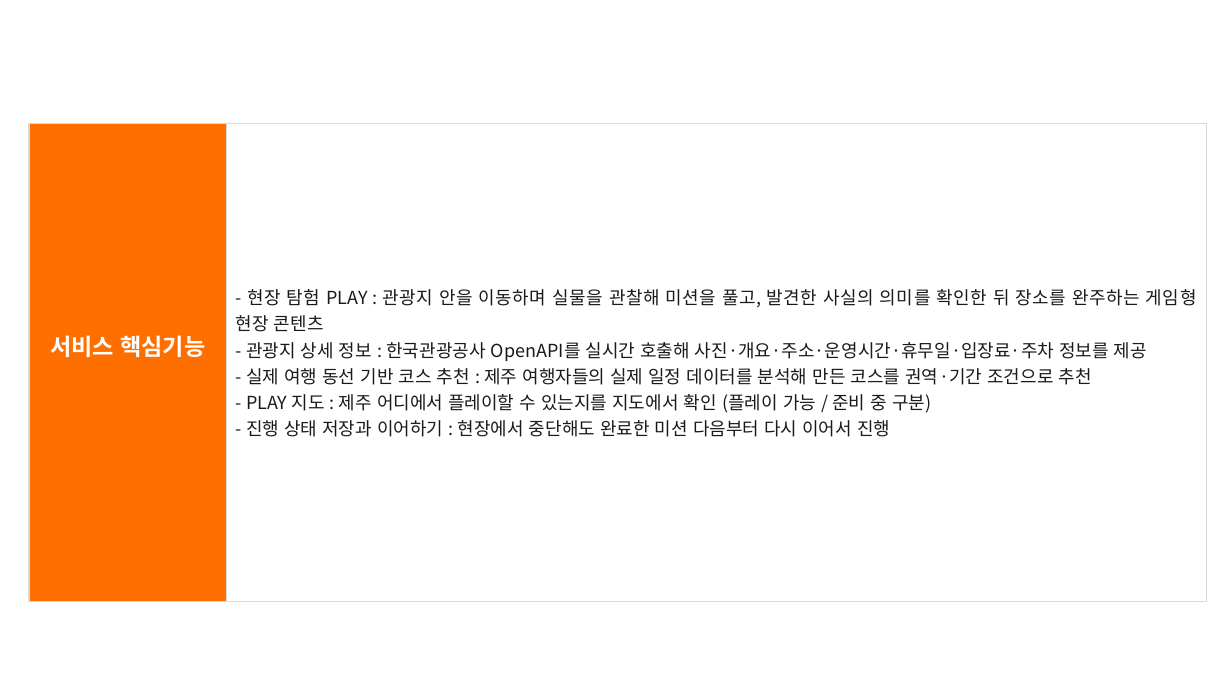
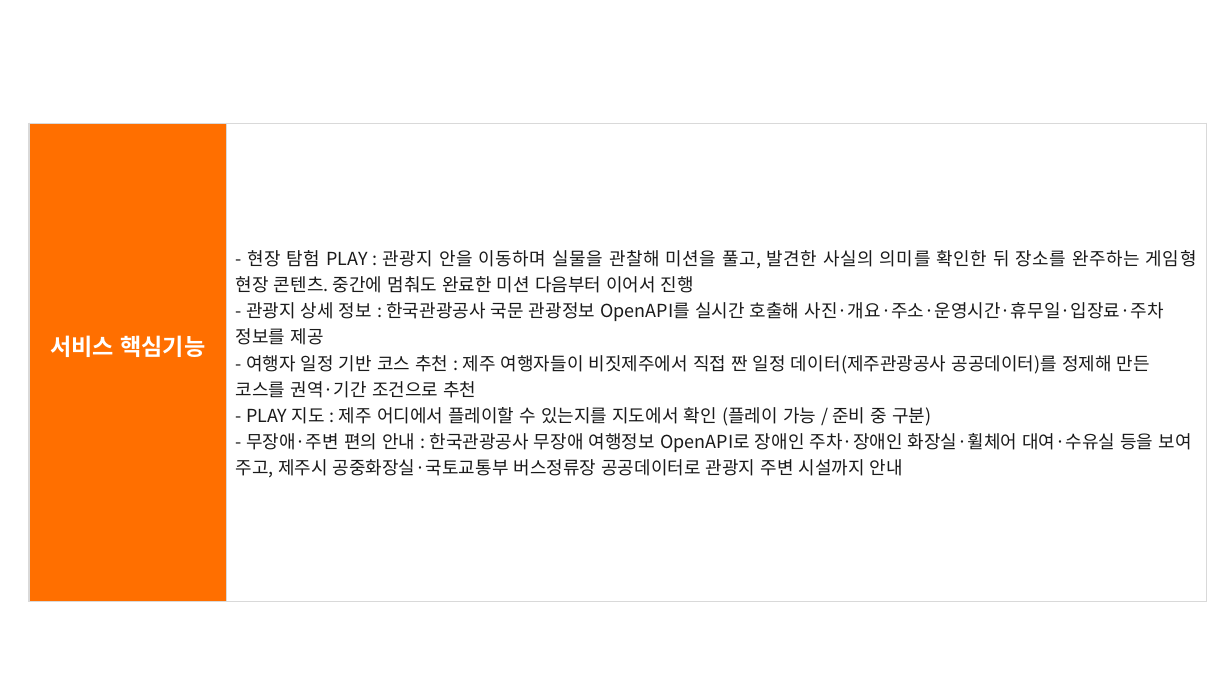
Before and after one commit to keepdev0919/Final-Project, a slide deck: slide 3 of docs/관광데이터 개발 공모전/놀멍봅서_기능설명서.pptx. Drawn at 1232x693 pixels with LibreOffice and Linux fonts; fonts in the diff are those of the drawing; background and template pictures are left out. Boxes give left, top, right and bottom in pixels: in the first picture for what was removed or moved away, otherwise in the second. Text is boxed around its words. In the diff, an @@ line names an element or a change of style, - is before the commit and + after.

Commit message:
docs(공모전): 기능설명서를 출시 화면으로 채우고 캡처 v2 추가
- 놀멍봅서_기능설명서.pptx 에 실제 서버 데이터가 담긴 화면을 넣었다
- 캡처_v2: PLAY 미션·발견·이야기·완주, 장소 상세 이용정보·출처, 내 코스,
  지도(전체·권역 이동·준비 중 핀), 무장애 타일, 주변 시설 출처
- 같은 내용의 옛 사본 nolmeongbopseo_function_spec.pptx 와 기능설명서_초안.md 삭제

```diff
--- a/docs/관광데이터 개발 공모전/놀멍봅서_기능설명서.pptx
+++ b/docs/관광데이터 개발 공모전/놀멍봅서_기능설명서.pptx
@@ table at (29, 123, 1206, 602) @@
-row 1, column 2: - 현장 탐험 PLAY : 관광지 안을 이동하며 실물을 관찰해 미션을 풀고, 발견한 사실의 의미를 확인한 뒤 장소를 완주하는 게임형 현장 콘텐츠 / - 관광지 상세 정보 : 한국관광공사 OpenAPI를 실시간 호출해 사진·개요·주소·운영시간·휴무일·입장료·주차 정보를 제공 / - 실제 여행 동선 기반 코스 추천 : 제주 여행자들의 실제 일정 데이터를 분석해 만든 코스를 권역·기간 조건으로 추천 / - PLAY 지도 : 제주 어디에서 플레이할 수 있는지를 지도에서 확인 (플레이 가능 / 준비 중 구분) / - 진행 상태 저장과 이어하기 : 현장에서 중단해도 완료한 미션 다음부터 다시 이어서 진행
+row 1, column 2: - 현장 탐험 PLAY : 관광지 안을 이동하며 실물을 관찰해 미션을 풀고, 발견한 사실의 의미를 확인한 뒤 장소를 완주하는 게임형 현장 콘텐츠. 중간에 멈춰도 완료한 미션 다음부터 이어서 진행 / - 관광지 상세 정보 : 한국관광공사 국문 관광정보 OpenAPI를 실시간 호출해 사진·개요·주소·운영시간·휴무일·입장료·주차 정보를 제공 / - 여행자 일정 기반 코스 추천 : 제주 여행자들이 비짓제주에서 직접 짠 일정 데이터(제주관광공사 공공데이터)를 정제해 만든 코스를 권역·기간 조건으로 추천 / - PLAY 지도 : 제주 어디에서 플레이할 수 있는지를 지도에서 확인 (플레이 가능 / 준비 중 구분) / - 무장애·주변 편의 안내 : 한국관광공사 무장애 여행정보 OpenAPI로 장애인 주차·장애인 화장실·휠체어 대여·수유실 등을 보여 주고, 제주시 공중화장실·국토교통부 버스정류장 공공데이터로 관광지 주변 시설까지 안내
```
Also in this commit, not shown: 12 other slides changed, 14 other files.
